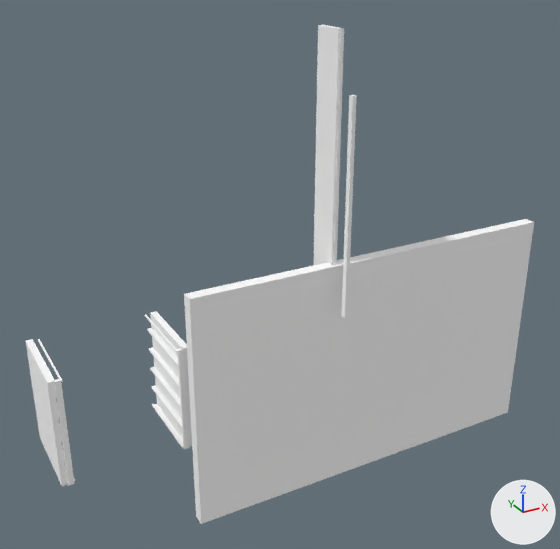
One commit to the glTF model assets/kit/camp/camp_back.glb: the scene before it, then after it.
Rendered twice from a 50 mm lens placed at (-8.46, -18.66, 17.38), pointed at (2.73, 1.68, 7.2). The lights are fixed; the arrows at lower right show +X, +Y and +Z. The older version comes first. Objects named as collision shapes, trigger or cutter boxes, shadow casters or lower levels of detail are left out. Where no turn or scale is listed for an object, it has been applied to the vertices. Vertices at exactly the same position are counted once.

In view in the first picture: 'camp_back__brass', 'camp_back__brick', 'camp_back__stack_atlas', 'camp_back__wood'.
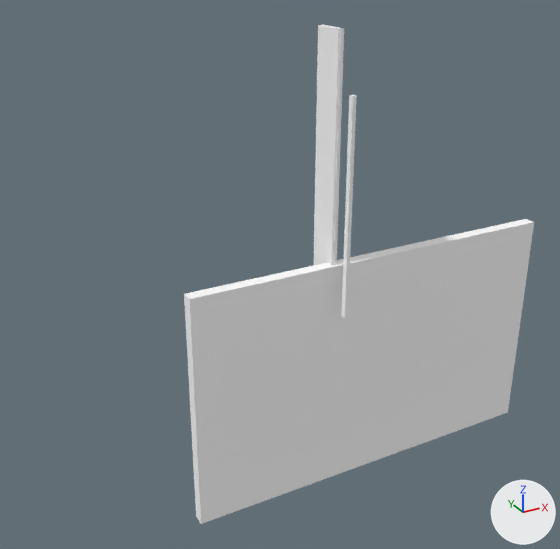
What differs and where, as boxes (x1, y1, x2, y2) in the pictures (560 x 549 px):
'camp_back__wood', reshaped
    before: (54, 25, 357, 486)
    after: (314, 25, 357, 318)
'camp_back__stack_atlas', no longer drawn
    before: (26, 311, 192, 486)
'camp_back__brass', reshaped (96% narrower, 48% shorter)
    before: (38, 28, 343, 482)
    after: (333, 28, 343, 265)
part 1 of me_mesh_2_002, deleted
    before: (38, 339, 63, 382)
part 2 of me_mesh_2_002, deleted
    before: (145, 315, 178, 353)
part 3 of me_mesh_2_002, deleted
    before: (152, 404, 184, 448)
part 4 of me_mesh_1_002, deleted
    before: (54, 328, 190, 486)

Patch to the scene script:
```diff
--- a/assets/kit/camp/camp_back.glb.py
+++ b/assets/kit/camp/camp_back.glb.py
@@ me_mesh_2_002 @@
 # used by ob_camp_back__brass; location = (0.0, 0.0, 0.0)
-me_mesh_2_002.from_pydata(...)  # 40 vertices, 60 faces; spans x -4.78..3.74, y -0.07..3.7, z 2.28..15.0
+me_mesh_2_002.from_pydata(...)  # 8 vertices, 12 faces; spans x 3.66..3.74, y -0.07..0.02, z 7.6..15.0
+# me_mesh_2_002 part 1: the loose piece of 8 vertices spanning x -4.78..-4.72, y 0.9..3.7, z 5.76..5.82 is deleted
+# me_mesh_2_002 part 2: the loose piece of 8 vertices spanning x -1.28..-1.22, y 0.9..3.7, z 5.76..5.82 is deleted
+# me_mesh_2_002 part 3: the loose piece of 8 vertices spanning x -1.28..-1.22, y 0.9..3.7, z 2.28..2.34 is deleted
+# other edits to the shape of me_mesh_2_002 do not show in these pictures
 me_mesh_2_002.materials.append(mat_camp_brass_006)
@@ me_mesh_1_002 @@
 # used by ob_camp_back__wood; location = (0.0, 0.0, 0.0)
-me_mesh_1_002.from_pydata(...)  # 112 vertices, 168 faces; spans x -4.99..3.79, y -0.81..3.7, z 2.21..15.0
+me_mesh_1_002.from_pydata(...)  # 16 vertices, 22 faces; spans x 3.61..3.79, y -0.81..1.04, z 6.5..15.0
+# me_mesh_1_002 part 4: 12 loose pieces with 96 vertices, spanning x -4.99..-1.01, y 0.84..3.7, z 2.21..5.85, are deleted
+# other edits to the shape of me_mesh_1_002 do not show in these pictures
 me_mesh_1_002.materials.append(mat_camp_wood_005)
@@ ob_camp_back__stack_atlas @@
-ob_camp_back__stack_atlas = bpy.data.objects.new('camp_back__stack_atlas', me_mesh_3_002)
+ob_camp_back__stack_atlas = bpy.data.objects.new('camp_back__stack_atlas', None)
 ob_camp_back__stack_atlas.parent = ob_camp_back_cut
```
